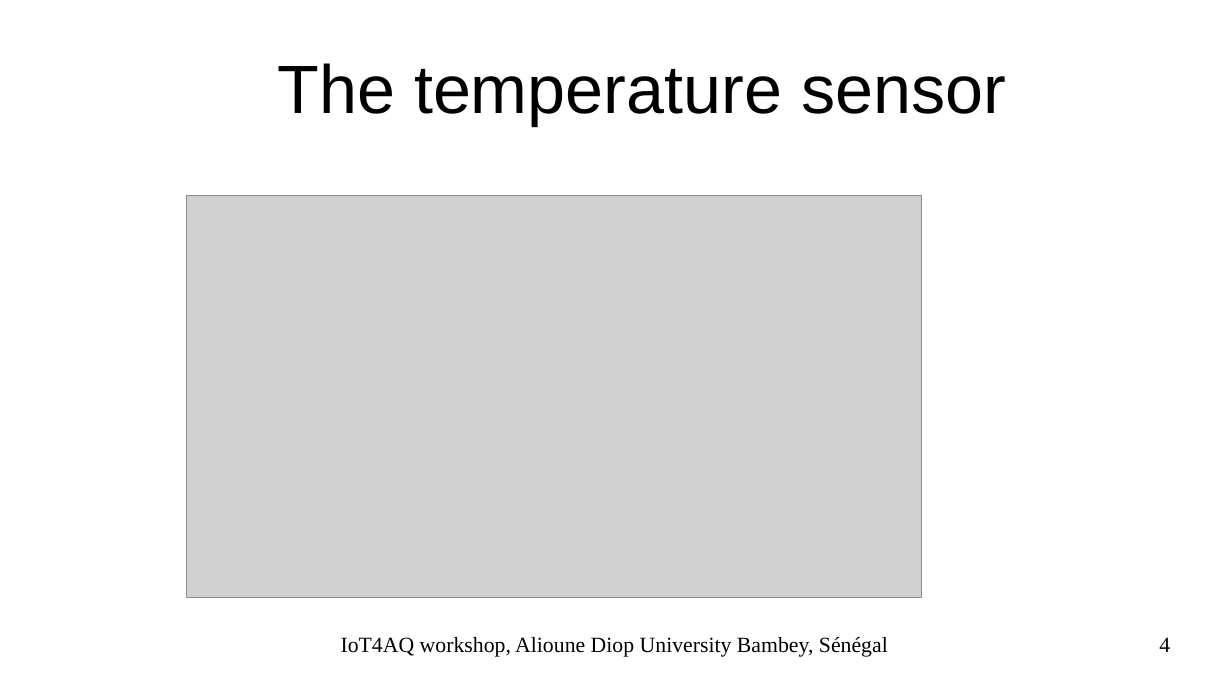
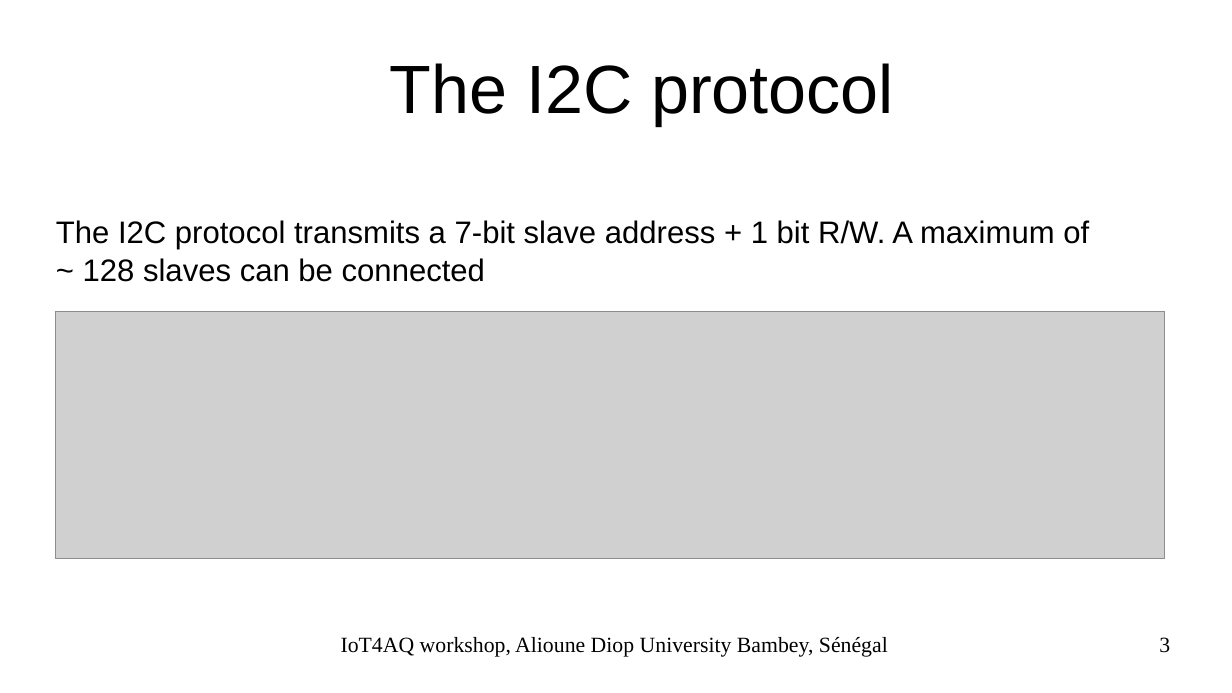
Before and after one commit to uraich/IoT4AQ, a slide deck: slide 3 of workshop/slides/iot4aq_dht11.odp (slide 4 before the commit). Drawn at 1232x693 pixels with LibreOffice and Linux fonts; fonts in the diff are those of the drawing; grey boxes stand for pictures; background and template pictures are left out. Boxes give left, top, right and bottom in pixels: in the first picture for what was removed or moved away, otherwise in the second. Text is boxed around its words. In the diff, an @@ line names an element or a change of style, - is before the commit and + after.

Commit message:
updated slides

```diff
--- a/workshop/slides/iot4aq_dht11.odp
+++ b/workshop/slides/iot4aq_dht11.odp
@@ title at [390,63,894,125]: text changed @@
-The temperature sensor
+The I2C protocol
@@ text added at [56,220,1089,282], 20 pt, text #000000 @@
+The I2C protocol transmits a 7-bit slave address + 1 bit R/W. A maximum of
+~ 128 slaves can be connected
@@ picture: place and size @@
-picture at [187,196,922,598]
+picture at [56,311,1165,559]
@@ page number at [1159,637,1170,653]: text changed @@
-4
+3
```
Also in this commit, not shown: 3 other slides changed, 1 slide added, 6 slides removed, 3 other files.
